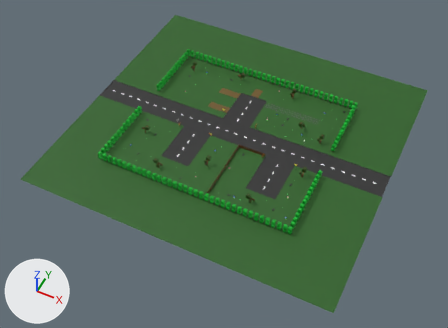
The glTF model public/models/Scene.glb: old version first, new version second.
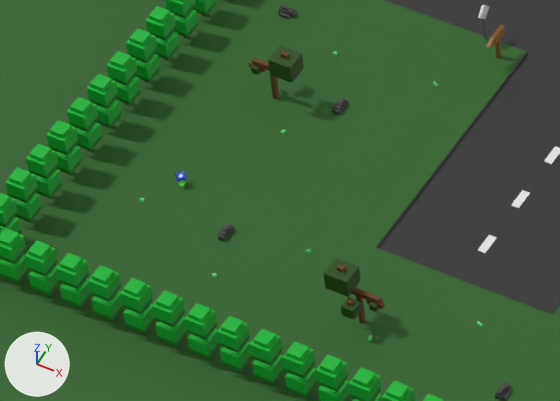
Each version is shown whole from a 50 mm camera at (279.0, -588.0, 658.0) aimed at (5.0, -40.0, -28.0), then close up on the part from 23% to 42% of the width and 36% to 55% of the height. Lighting does not change. The marker at lower left points along +X, +Y and +Z. Where no turn or scale is listed for an object, it has been applied to the vertices. Vertices at the same position are counted once.

In view in the first close-up: 'World'.
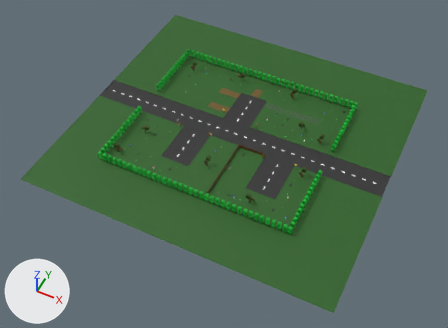
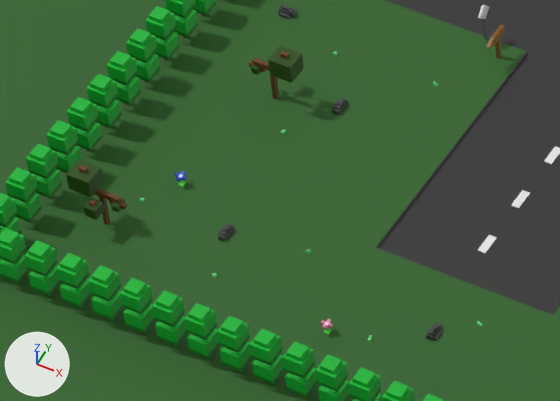
Scene script edits in JSON lines:
```json
{"block": "me_plane_003", "where": "me_plane_003.from_pydata(...)  # 11169 vertices, 14051 faces; spans x -147.0..312.0, y -188.0..248.0, z 2.0..19.0"}
{"block": "me_plane_003", "where": "# used by ob_world; location = (-76.6, -26.0, -3.3)"}
{"block": "me_plane_003", "change": "me_plane_003 part 1: the loose piece of 36 vertices spanning x 68.0..71.0, y -78.0..-75.0, z 3.0..6.0 is moved by (-61.0, -12.0, 0.0)"}
{"block": "me_plane_003", "change": "me_plane_003 part 2: the loose piece of 11 vertices spanning x 51.0..52.0, y -89.0..-86.0, z 3.0..4.0 is moved by (-22.0, 8.0, 0.0)"}
{"block": "me_plane_003", "change": "me_plane_003 part 3: the loose piece of 16 vertices spanning x 50.0..51.0, y -89.0..-85.0, z 3.0..5.0 is moved by (-22.0, 8.0, 0.0)"}
{"block": "me_plane_003", "change": "me_plane_003 part 4: the loose piece of 8 vertices spanning x 50.0..51.0, y -87.0..-86.0, z 5.0 is moved by (-22.0, 8.0, 0.0)"}
{"block": "me_plane_003", "change": "me_plane_003 part 5: the loose piece of 63 vertices spanning x 9.0..19.0, y -87.0..-81.0, z 3.0..13.0 is moved by (-66.0, 0.0, 0.0)"}
{"block": "me_plane_003", "change": "me_plane_003 part 6: the loose piece of 16 vertices spanning x 12.0..15.0, y -88.0..-85.0, z 10.0..13.0 is moved by (-66.0, 0.0, 0.0)"}
{"block": "me_plane_003", "change": "me_plane_003 part 7: the loose piece of 16 vertices spanning x 7.0..12.0, y -85.0..-80.0, z 13.0..19.0 is moved by (-66.0, 0.0, 0.0)"}
```

Pixel boxes [x1, y1, x2, y2] of what changed, in the close-ups (560 x 401 px; the box of a moved part takes in the faces that stretch with it):
```json
{"part": 1, "of": "me_plane_003", "change": "moved or reshaped", "after": [321, 319, 333, 335], "on screen": "not visible before"}
{"part": 2, "of": "me_plane_003", "change": "moved or reshaped", "before": [502, 389, 512, 401], "after": [433, 330, 443, 341]}
{"part": 3, "of": "me_plane_003", "change": "moved or reshaped", "before": [495, 382, 511, 401], "after": [426, 322, 442, 341]}
{"part": 4, "of": "me_plane_003", "change": "moved or reshaped", "before": [501, 383, 509, 389], "after": [433, 323, 440, 329]}
{"part": 5, "of": "me_plane_003", "change": "moved or reshaped", "before": [351, 288, 385, 324], "after": [94, 189, 127, 225]}
{"part": 6, "of": "me_plane_003", "change": "moved or reshaped", "before": [341, 297, 361, 320], "after": [83, 198, 104, 220]}
{"part": 7, "of": "me_plane_003", "change": "moved or reshaped", "before": [323, 258, 361, 297], "after": [66, 159, 104, 197]}
```
